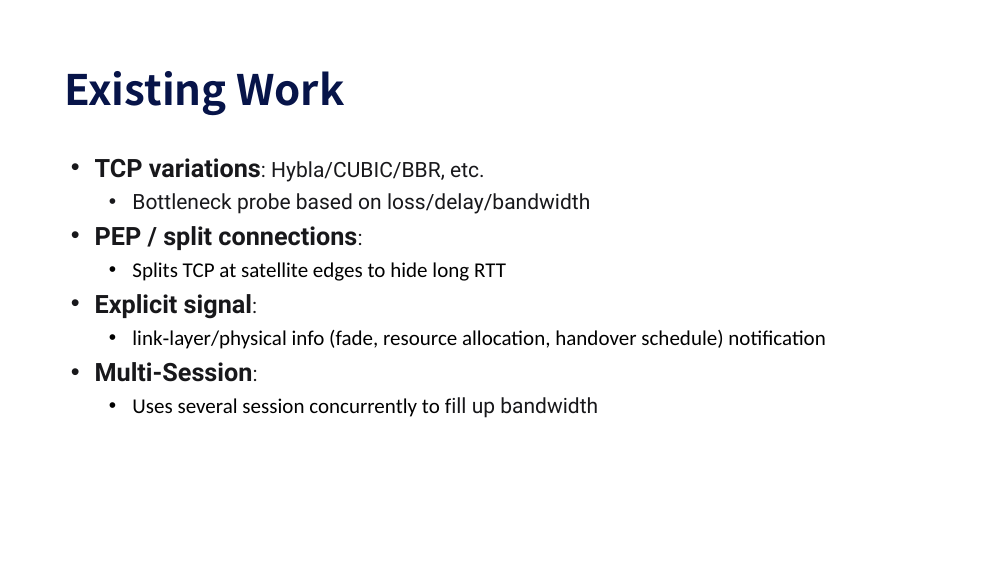
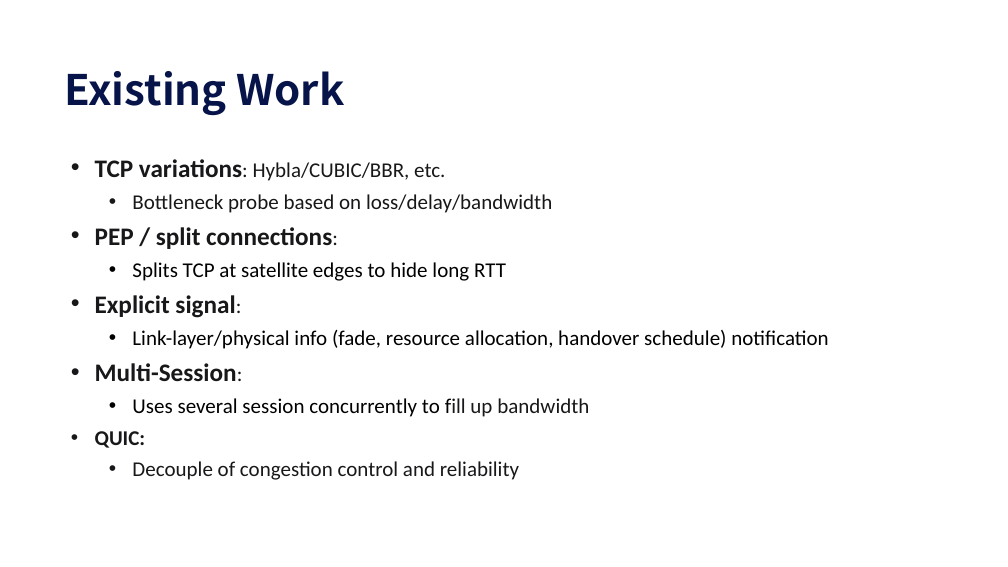
Before and after one commit to FengYang-oss/T4SAT, a slide deck: slide 3 of sidemeetings/ietf125/3-Transport Layer OAM Protocol Considerations-CMCC.pptx. Drawn at 1008x567 pixels with LibreOffice and Linux fonts; fonts in the diff are those of the drawing. Boxes give left, top, right and bottom in pixels: in the first picture for what was removed or moved away, otherwise in the second. Text is boxed around its words. In the diff, an @@ line names an element or a change of style, - is before the commit and + after.

```diff
--- a/sidemeetings/ietf125/3-Transport Layer OAM Protocol Considerations-CMCC.pptx
+++ b/sidemeetings/ietf125/3-Transport Layer OAM Protocol Considerations-CMCC.pptx
@@ text at box(95, 159, 589, 417): font Roboto to Calibri in "TCP variations: Hybla/CUBIC/BBR, etc.", "Bottleneck probe based on loss/delay/bandwidth", "PEP / split connections:", "Explicit signal:" and 2 more places @@
@@ text at box(132, 330, 828, 349): text changed @@
-  • link‑layer/physical info (fade, resource allocation, handover schedule) notification
+  • Link-layer/physical info (fade, resource allocation, handover schedule) notification
@@ text at box(95, 431, 519, 480): paragraphs added @@
+• QUIC:
+  • Decouple of congestion control and reliability
```
Also in this commit, not shown: 1 other slide changed, 4 other files.
